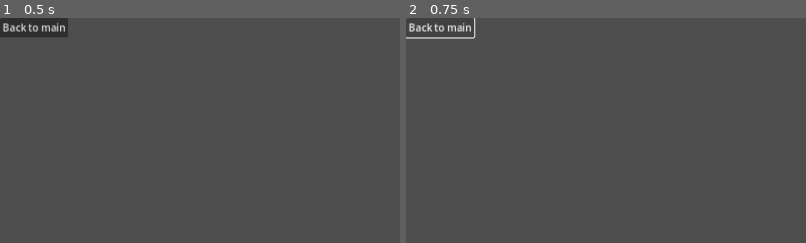
Above: before the commit, frames 1-2 (left to right).
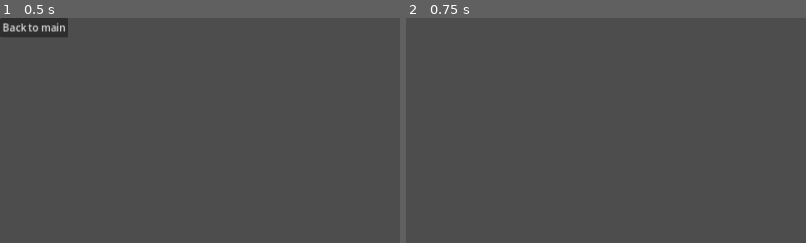
Above: after the commit, the same moments.

Repository: ACristoff/godot-library
Game: Godot game, scene res://Game/UI/Settings_Menu/settings.tscn
Same seed, same stepped clock (60 frames per second), same inputs: the game is played once before the commit and once after it. This scene is started directly instead of the project's main scene.
Inputs:
- Up to frame 1 (0.5 s): no input
- Up to frame 2 (0.75 s): click "Back to main" at 0.5 s
The pictures show only the part of the screen within x 0-50%, y 0-50%; the shares and areas given below are measured in that part.

Frame 1 is identical in both runs. In frame 2, 0.5% of the frame differs, in the area x 0-18%, y 0-10%.

Commit message:
back to main

Diff:
--- a/Game/Lib/Game_Manager/game_manager.gd
+++ b/Game/Lib/Game_Manager/game_manager.gd
@@ -39,7 +39,7 @@
 
 func change_scene(new_state: String):
 	if debug_mode == true:
-		prints('scene changed', new_state, Menu_Scenes[new_state])
+		prints('menu scene changed', new_state, Menu_Scenes[new_state])
 	if new_state == "Quit":
 		get_tree().quit()
 	if Menu_Scenes[new_state] is PackedScene:
--- a/Game/UI/Settings_Menu/settings.gd
+++ b/Game/UI/Settings_Menu/settings.gd
@@ -1,4 +1,5 @@
 extends Control
 
 func _on_back_button_pressed() -> void:
-	pass # Replace with function body.
+	SignalBus.game_state_changed.emit("Main")
+	queue_free()
